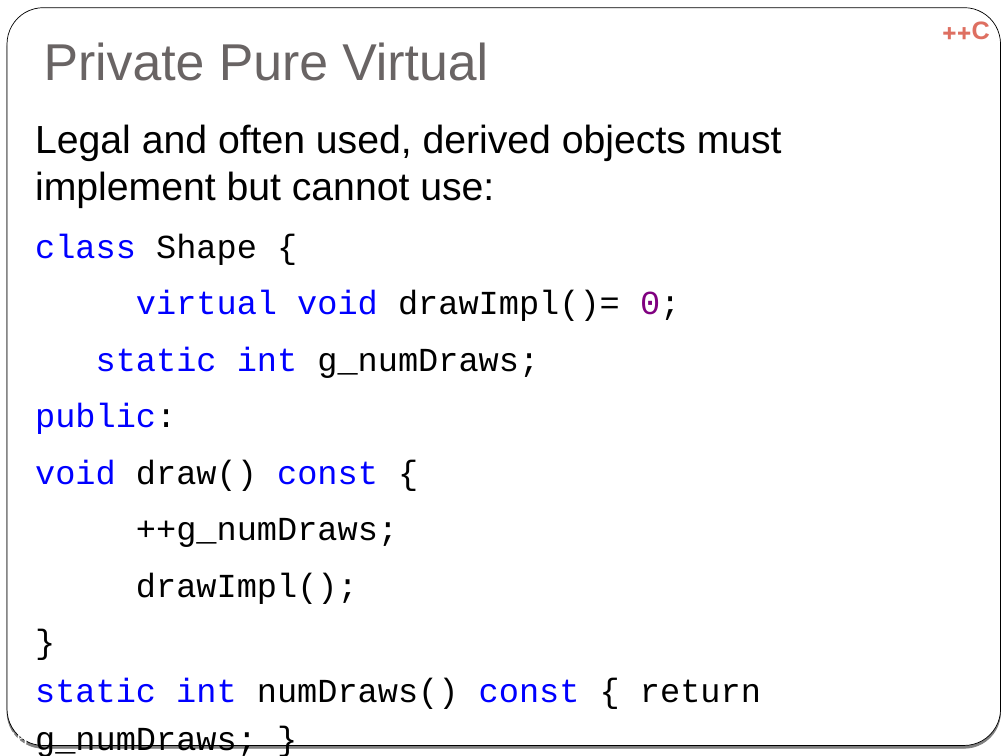
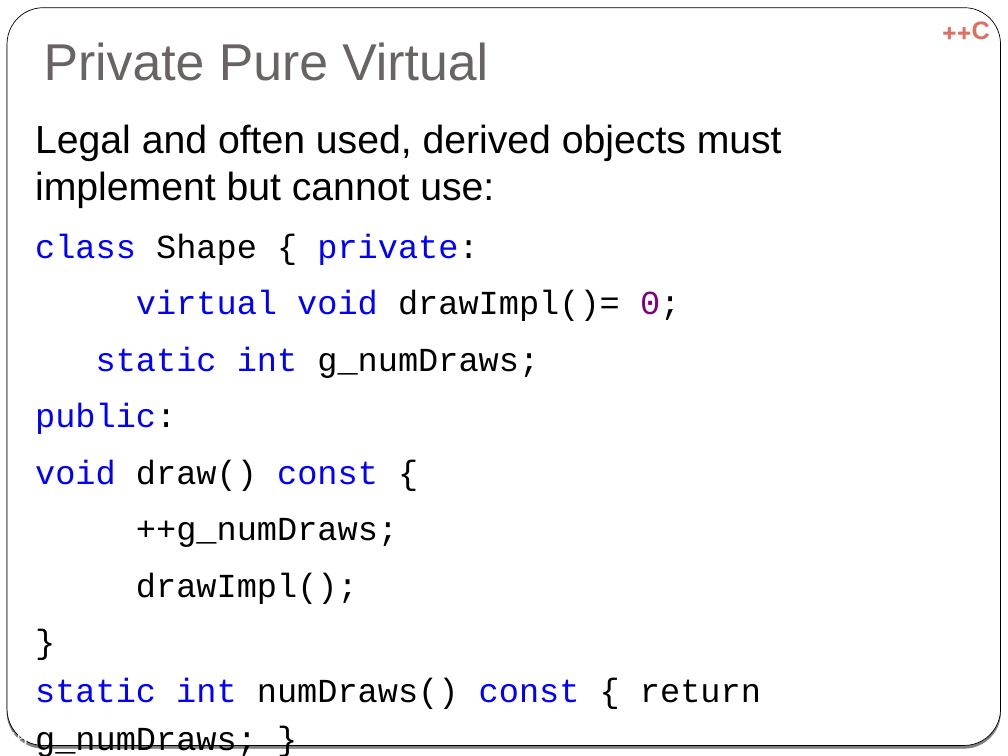
Before and after one commit to cpp-at-ariel/cpp-5778, a slide deck: slide 46 of week06-inheritance/slides-virtual.odp. Drawn at 1008x756 pixels with LibreOffice and Linux fonts; fonts in the diff are those of the drawing. Boxes give left, top, right and bottom in pixels: in the first picture for what was removed or moved away, otherwise in the second. Text is boxed around its words. In the diff, an @@ line names an element or a change of style, - is before the commit and + after.

```diff
--- a/week06-inheritance/slides-virtual.odp
+++ b/week06-inheritance/slides-virtual.odp
@@ text at (35,233,478,265): text changed; text colour #000000 to #0000FF @@
-class Shape {
+class Shape { private:
```
Also in this commit, not shown: 2 other slides changed, 5 other files.
